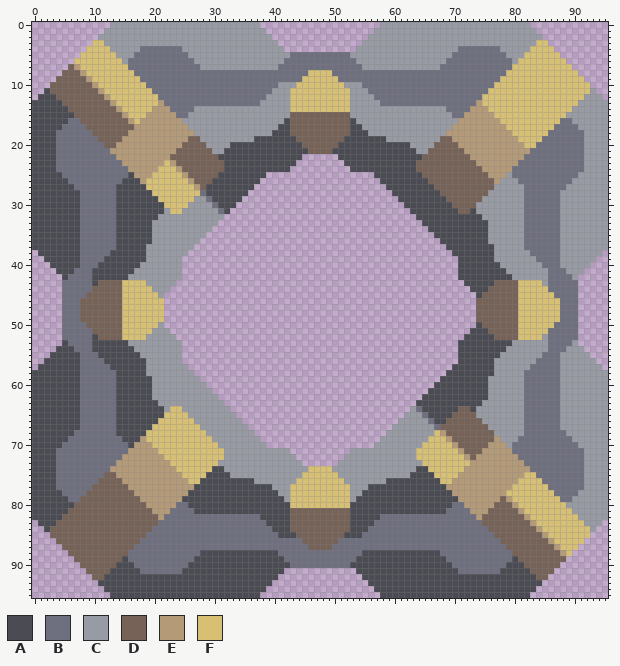
A sprite sheet gets an edit: sprites/blocks/power/5w04c.png. The first picture shows the starting point.
The file is 96x96 pixels.
Palette (. is transparent): A #4a4b53  B #6e7080  C #989aa4  D #766257  E #b49a76  F #d7bf74
And afterwards:
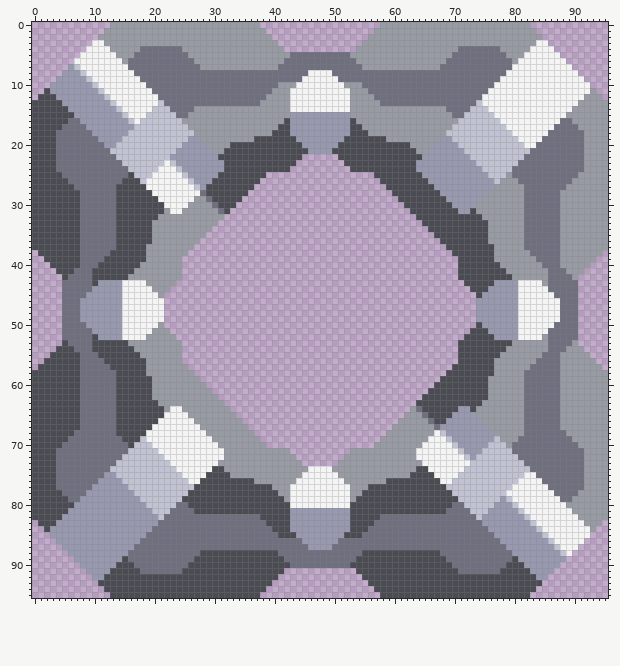
Difference:
Colour D changes from #766257 to #9699b0.
Colour E changes from #b49a76 to #c1c3d4.
Colour F changes from #d7bf74 to #f4f4f4.
Pixel boxes of the changes (left, top, right, bottom) in both pictures:
changed: (50, 40, 224, 214)
changed: (416, 40, 590, 214)
changed: (290, 70, 350, 154)
changed: (80, 280, 164, 340)
changed: (476, 280, 560, 340)
changed: (50, 406, 224, 580)
changed: (416, 406, 590, 580)
changed: (290, 466, 350, 550)
